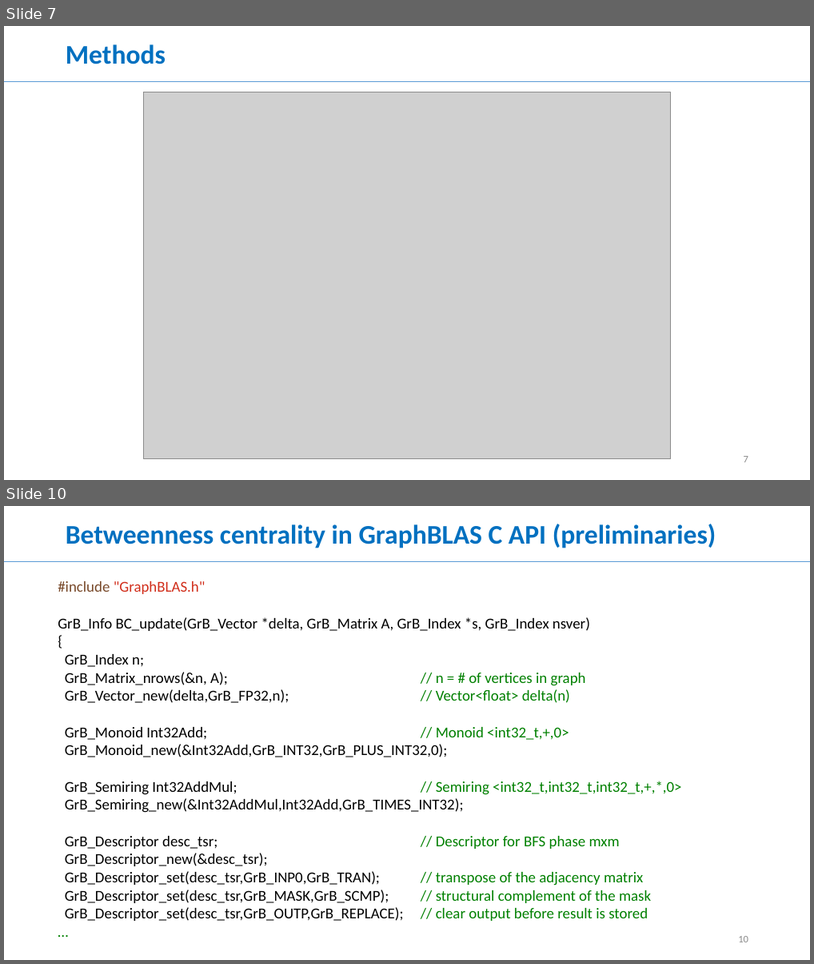
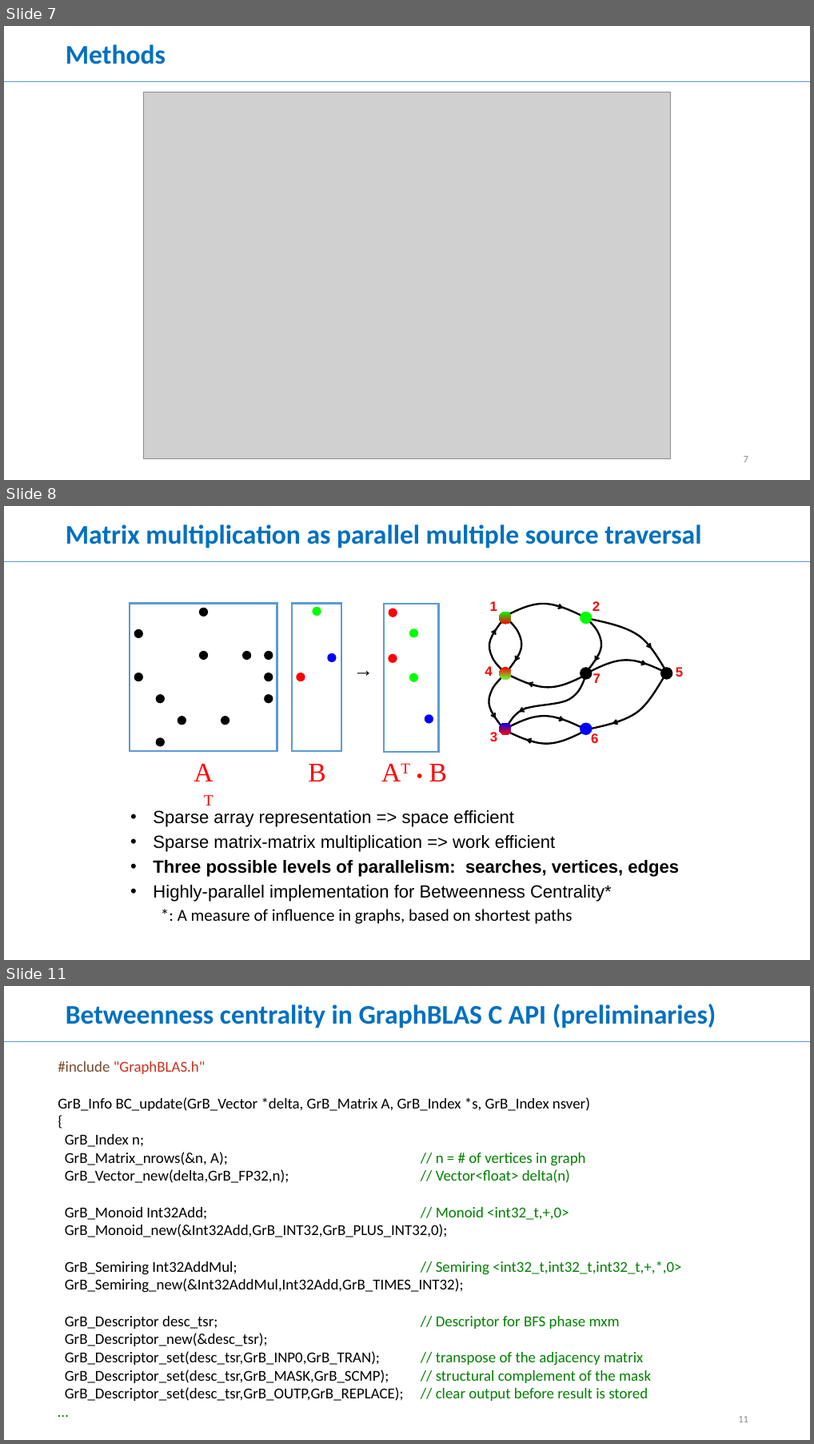
Before and after one commit to GraphBLAS/graphblas-api-c, a slide deck: GABB17/GABB17.pptx. Shown one above the other, each under a label of ours: slides 7 and 10 before the commit, slides 7, 8 and 11 after it; the slides between them are not shown. The pictures are 814x964 and 814x1444 pixels, drawn with LibreOffice and Linux fonts; fonts in the diff are those of the drawing; grey boxes stand for pictures. Boxes give left, top, right and bottom in pixels: in the first picture for what was removed or moved away, otherwise in the second. Text is boxed around its words. In the diff, an @@ line names an element or a change of style, - is before the commit and + after.

```diff
--- a/GABB17/GABB17.pptx
+++ b/GABB17/GABB17.pptx
@@ slide 8 added at box(4, 506, 810, 960), background #FFFFFF; not listed: 1 template element that a slide beside it also shows @@
@@ title added at box(66, 524, 702, 548), 32 pt, text #0070C0, bold @@
+Matrix multiplication as parallel multiple source traversal
@@ rectangle added at box(292, 604, 342, 751), outline #5B9BD5 2.25 pt @@
@@ ellipse added at box(313, 607, 322, 616), fill #00FF00 @@
@@ ellipse added at box(296, 672, 306, 681), fill #FF0000 @@
@@ ellipse added at box(328, 653, 337, 662), fill #0000FF @@
@@ text added at box(350, 656, 376, 681), 24 pt, text #000000 @@
+→
@@ group added at box(385, 604, 439, 752): 8 ellipses, 1 rectangle @@
@@ group added at box(130, 604, 278, 751): 18 ellipses, 1 rectangle @@
@@ group added at box(485, 601, 683, 744): 12 arrows, 12 freeform shapes, 7 texts, 7 ellipses @@
+6
+1
+2
+3
+4
+7
+5
@@ text added at box(179, 752, 219, 790), 32 pt, text #FF0000 @@
+AT
@@ text added at box(308, 764, 326, 781), 32 pt, text #FF0000 @@
+B
@@ text added at box(430, 764, 447, 781), 32 pt, text #FF0000 @@
+AT • B
@@ text added at box(153, 810, 679, 924), 21 pt, text #000000 @@
+• Sparse array representation => space efficient
+• Sparse matrix-matrix multiplication => work efficient
+• Three possible levels of parallelism: searches, vertices, edges
+• Highly-parallel implementation for Betweenness Centrality*
+  *: A measure of influence in graphs, based on shortest paths
@@ what was slide 10 is now slide 11 @@
@@ page number at box(738, 1416, 749, 1422): text changed @@
-10
+11
```
Also in this commit, not shown: 2 slides changed.
